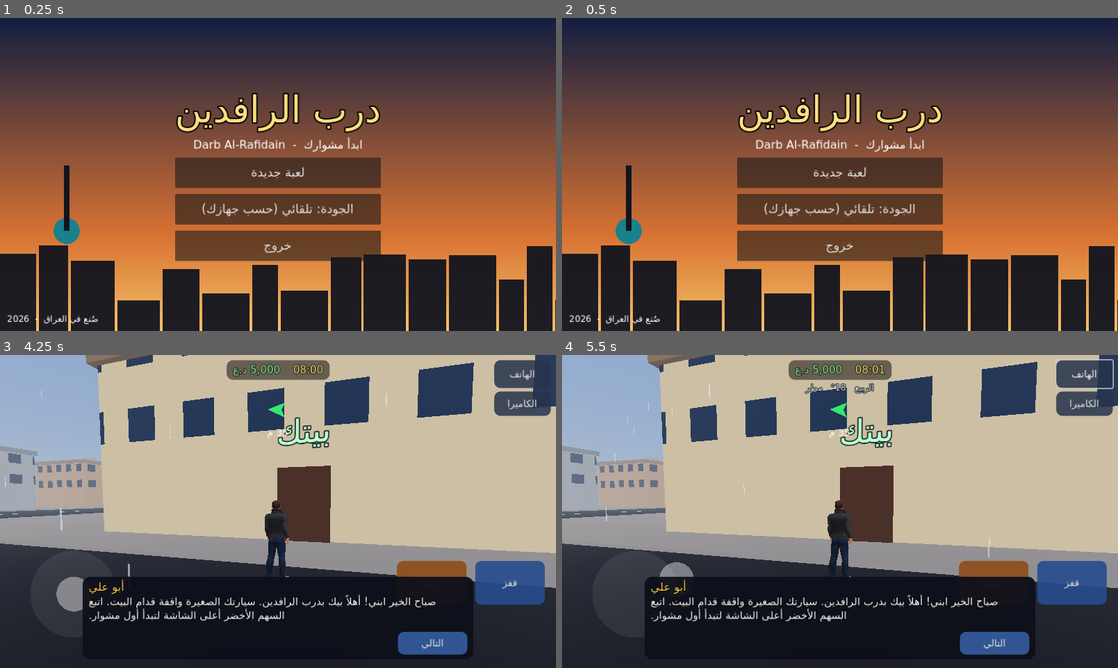
Above: before the commit, frames 1-4 (two rows, left to right).
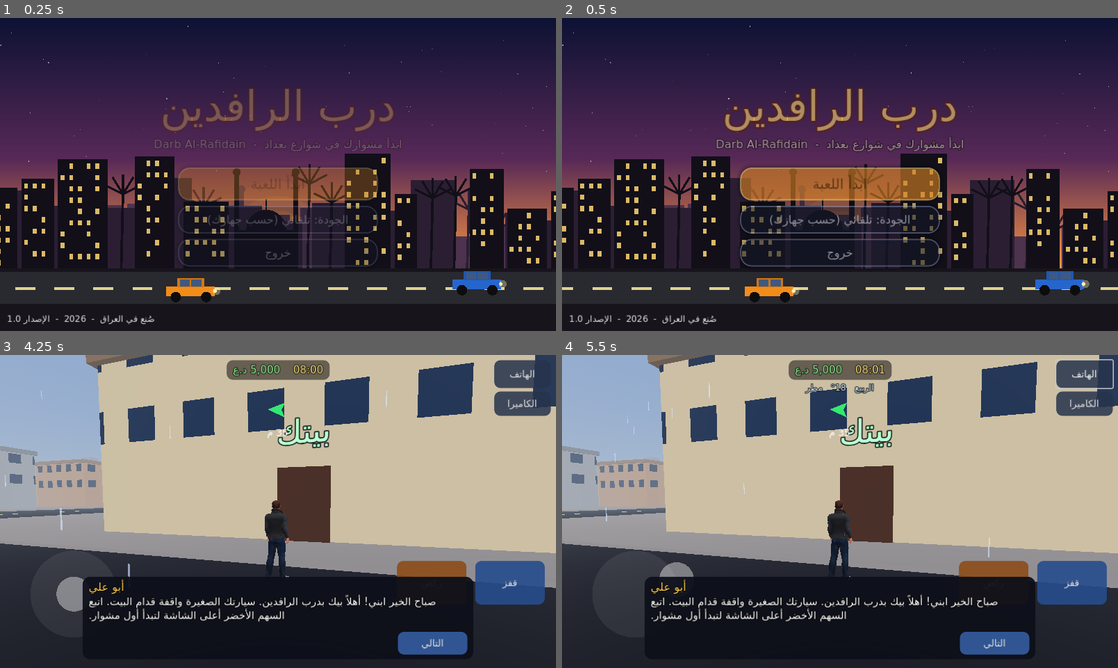
Above: after the commit, the same moments.

Repository: belal20202/darb
Game: Godot game, scene res://scenes/main_menu.tscn
The game is run twice, just before and just after one commit, with the same random seed, the same clock (stepped at 60 frames per second) and the same inputs.
Inputs (mouse positions are in pixels of both pictures, inside the frame that each line leads up to):
- Up to frame 1 (0.25 s): no input
- Up to frame 2 (0.5 s): no input
- Up to frame 3 (4.25 s): click (278, 508) at 0.5 s, where only the run before the commit has a clickable "لعبة جديدة"; move the mouse to (400, 495) at 1.27 s; hold D (move_right) 1.28-2 s; hold H (horn) 1.28-2 s; click (400, 495) at 1.42 s; drag from (166, 527) to (250, 574) at 2.02 s; move the mouse to (333, 442) at 2.77 s; hold D (move_right) 2.78-3.5 s; tap Tab (phone) at 2.85 s; click (333, 442) at 2.92 s; drag from (250, 574) to (111, 464) at 3.52 s
- Up to frame 4 (5.5 s): click "الهاتف" at 4.25 s; drag from (634, 592) to (867, 511) at 5.02 s

The runs differ from the first frame. In frame 1, 64% of the frame differs, in the area x 0-100%, y 2-100%; in frame 2, 65%; in frame 3, less than 0.1%; in frame 4, less than 0.1%.

Commit message:
Update main_menu.gd

Diff:
--- a/scripts/main_menu.gd
+++ b/scripts/main_menu.gd
@@ -1,38 +1,75 @@
 extends Control
+## Main menu: animated sunset skyline of the city with mosques and palms, driving cars, and styled buttons.
 
 var quality_btn: Button
+var _t: float = 0.0
+var _layers: Array = []
+var _stars: Array = []
+const PERIOD := 2600.0
 
 func _ready() -> void:
 	Game.load_game_if_first()
 	Game.apply_quality()
-	var bg := TextureRect.new()
-	var grad := Gradient.new()
-	grad.colors = PackedColorArray([Color(0.08, 0.12, 0.25), Color(0.85, 0.45, 0.2), Color(0.95, 0.75, 0.4)])
-	grad.offsets = PackedFloat32Array([0.0, 0.7, 1.0])
-	var gt := GradientTexture2D.new()
-	gt.gradient = grad
-	gt.fill_from = Vector2(0, 0)
-	gt.fill_to = Vector2(0, 1)
-	bg.texture = gt
-	bg.expand_mode = TextureRect.EXPAND_IGNORE_SIZE
-	bg.set_anchors_preset(Control.PRESET_FULL_RECT)
-	add_child(bg)
-	var skyline := Control.new()
-	skyline.set_anchors_preset(Control.PRESET_FULL_RECT)
-	skyline.mouse_filter = Control.MOUSE_FILTER_IGNORE
-	skyline.draw.connect(func():
-		var s := skyline.size
-		var rr := RandomNumberGenerator.new()
-		rr.seed = 5
-		var x := 0.0
-		while x < s.x:
-			var w := rr.randf_range(50, 110)
-			var h := rr.randf_range(60, 200)
-			skyline.draw_rect(Rect2(x, s.y - h, w, h), Color(0.07, 0.08, 0.12, 0.95))
-			x += w + 6.0
-		skyline.draw_circle(Vector2(s.x * 0.12, s.y - 230), 30, Color(0.1, 0.5, 0.55))
-		skyline.draw_rect(Rect2(s.x * 0.12 - 6, s.y - 380, 12, 150), Color(0.07, 0.08, 0.12)))
-	add_child(skyline)
+	var rr := RandomNumberGenerator.new()
+	rr.seed = 11
+	for i in 80:
+		_stars.append(Vector3(rr.randf(), rr.randf() * 0.5, rr.randf_range(0.5, 1.6)))
+	_layers = [
+		_make_layer(rr, 12.0, 70.0, 150.0, Color(0.30, 0.20, 0.30), false),
+		_make_layer(rr, 26.0, 100.0, 210.0, Color(0.17, 0.12, 0.20), false),
+		_make_layer(rr, 52.0, 130.0, 280.0, Color(0.07, 0.06, 0.10), true),
+	]
+	_build_ui()
+
+func _make_layer(rr: RandomNumberGenerator, spd: float, hmin: float, hmax: float, col: Color, lit: bool) -> Dictionary:
+	var items: Array = []
+	var x := 0.0
+	while x < PERIOD:
+		var roll := rr.randf()
+		var kind := 0
+		var w := rr.randf_range(50.0, 130.0)
+		if roll > 0.9:
+			kind = 1
+			w = rr.randf_range(110.0, 150.0)
+		elif roll > 0.72:
+			kind = 2
+			w = 36.0
+		items.append([x, w, rr.randf_range(hmin, hmax), kind, rr.randi()])
+		x += w + rr.randf_range(4.0, 26.0)
+	return {"speed": spd, "items": items, "color": col, "lit": lit}
+
+func _style(c: Color, border: Color, r: int = 26) -> StyleBoxFlat:
+	var sb := StyleBoxFlat.new()
+	sb.bg_color = c
+	sb.border_color = border
+	sb.set_border_width_all(3)
+	sb.set_corner_radius_all(r)
+	sb.content_margin_left = 24
+	sb.content_margin_right = 24
+	sb.content_margin_top = 12
+	sb.content_margin_bottom = 12
+	sb.shadow_color = Color(0, 0, 0, 0.45)
+	sb.shadow_size = 10
+	return sb
+
+func _button(t: String, primary: bool, cb: Callable) -> Button:
+	var b := Button.new()
+	b.text = t
+	b.custom_minimum_size = Vector2(460, 76 if primary else 64)
+	b.add_theme_font_size_override("font_size", 32 if primary else 26)
+	var base := Color(0.96, 0.58, 0.16, 0.97) if primary else Color(0.10, 0.12, 0.2, 0.82)
+	var border := Color(1, 0.85, 0.5) if primary else Color(0.55, 0.62, 0.8, 0.8)
+	b.add_theme_stylebox_override("normal", _style(base, border))
+	b.add_theme_stylebox_override("hover", _style(base.lightened(0.15), border))
+	b.add_theme_stylebox_override("pressed", _style(base.darkened(0.2), border))
+	var fc := Color(0.1, 0.06, 0.02) if primary else Color(0.95, 0.95, 1.0)
+	b.add_theme_color_override("font_color", fc)
+	b.add_theme_color_override("font_hover_color", fc)
+	b.add_theme_color_override("font_pressed_color", fc)
+	b.pressed.connect(cb)
+	return b
+
+func _build_ui() -> void:
 	var center := CenterContainer.new()
 	center.set_anchors_preset(Control.PRESET_FULL_RECT)
 	add_child(center)
@@ -41,45 +78,54 @@
 	center.add_child(box)
 	var title := Label.new()
 	title.text = "درب الرافدين"
-	title.add_theme_font_size_override("font_size", 84)
-	title.add_theme_color_override("font_color", Color(1, 0.88, 0.5))
-	title.add_theme_color_override("font_outline_color", Color(0, 0, 0))
-	title.add_theme_constant_override("outline_size", 12)
+	title.add_theme_font_size_override("font_size", 96)
+	title.add_theme_color_override("font_color", Color(1, 0.9, 0.55))
+	title.add_theme_color_override("font_outline_color", Color(0.35, 0.12, 0.02))
+	title.add_theme_constant_override("outline_size", 16)
 	title.horizontal_alignment = HORIZONTAL_ALIGNMENT_CENTER
 	box.add_child(title)
 	var sub := Label.new()
-	sub.text = "Darb Al-Rafidain  -  ابدأ مشوارك"
+	sub.text = "Darb Al-Rafidain  -  ابدأ مشوارك في شوارع بغداد"
 	sub.add_theme_font_size_override("font_size", 26)
+	sub.add_theme_color_override("font_color", Color(1, 0.95, 0.88))
+	sub.add_theme_color_override("font_outline_color", Color(0, 0, 0, 0.8))
+	sub.add_theme_constant_override("outline_size", 8)
 	sub.horizontal_alignment = HORIZONTAL_ALIGNMENT_CENTER
 	box.add_child(sub)
+	var gap := Control.new()
+	gap.custom_minimum_size = Vector2(0, 10)
+	box.add_child(gap)
+	var btns := VBoxContainer.new()
+	btns.add_theme_constant_override("separation", 12)
+	btns.size_flags_horizontal = Control.SIZE_SHRINK_CENTER
+	box.add_child(btns)
 	if Game.has_save():
-		box.add_child(_button("متابعة اللعبة", func():
+		btns.add_child(_button("متابعة اللعبة", true, func():
 			Game.load_game()
 			_play()))
-	box.add_child(_button("لعبة جديدة", func():
-		Game.reset_progress()
-		_play()))
-	quality_btn = _button("", func():
+		btns.add_child(_button("لعبة جديدة", false, func():
+			Game.reset_progress()
+			_play()))
+	else:
+		btns.add_child(_button("ابدأ اللعبة", true, func():
+			Game.reset_progress()
+			_play()))
+	quality_btn = _button("", false, func():
 		Game.quality = (Game.quality + 1) % 4
 		Game.apply_quality()
 		_refresh_quality())
-	box.add_child(quality_btn)
+	btns.add_child(quality_btn)
 	_refresh_quality()
-	box.add_child(_button("خروج", func(): get_tree().quit()))
+	btns.add_child(_button("خروج", false, func(): get_tree().quit()))
 	var badge := Label.new()
-	badge.text = "صُنع في العراق  -  2026"
+	badge.text = "صُنع في العراق  -  2026  -  الإصدار 1.0"
 	badge.add_theme_font_size_override("font_size", 20)
+	badge.add_theme_color_override("font_color", Color(1, 1, 1, 0.85))
 	badge.set_anchors_and_offsets_preset(Control.PRESET_BOTTOM_LEFT, Control.PRESET_MODE_MINSIZE, 16)
 	badge.grow_vertical = Control.GROW_DIRECTION_BEGIN
 	add_child(badge)
-
-func _button(t: String, cb: Callable) -> Button:
-	var b := Button.new()
-	b.text = t
-	b.custom_minimum_size = Vector2(420, 70)
-	b.add_theme_font_size_override("font_size", 28)
-	b.pressed.connect(cb)
-	return b
+	center.modulate.a = 0.0
+	create_tween().tween_property(center, "modulate:a", 1.0, 0.9)
 
 func _refresh_quality() -> void:
 	var names := ["منخفضة", "متوسطة", "عالية", "تلقائي (حسب جهازك)"]
@@ -88,3 +134,85 @@
 func _play() -> void:
 	Game.next_scene = "res://scenes/world.tscn"
 	get_tree().change_scene_to_file("res://scenes/loading.tscn")
+
+func _process(delta: float) -> void:
+	_t += delta
+	queue_redraw()
+
+func _sky_poly(s: Vector2, y0: float, y1: float, c0: Color, c1: Color) -> void:
+	draw_polygon(PackedVector2Array([Vector2(0, y0), Vector2(s.x, y0), Vector2(s.x, y1), Vector2(0, y1)]),
+		PackedColorArray([c0, c0, c1, c1]))
+
+func _draw() -> void:
+	var s := size
+	var ground := s.y * 0.80
+	_sky_poly(s, 0.0, s.y * 0.45, Color(0.05, 0.07, 0.20), Color(0.34, 0.16, 0.34))
+	_sky_poly(s, s.y * 0.45, ground, Color(0.34, 0.16, 0.34), Color(0.98, 0.58, 0.25))
+	for st in _stars:
+		var a := 0.35 + 0.35 * sin(_t * 1.5 * st.z + st.x * 20.0)
+		draw_circle(Vector2(st.x * s.x, st.y * s.y), st.z, Color(1, 1, 1, a))
+	var sun := Vector2(s.x * 0.5, ground - 40.0)
+	for k in 4:
+		draw_circle(sun, 160.0 - k * 34.0, Color(1.0, 0.7, 0.3, 0.07 + k * 0.05))
+	draw_circle(sun, 62.0, Color(1.0, 0.88, 0.5))
+	for layer in _layers:
+		_draw_layer(layer, s, ground)
+	draw_rect(Rect2(0, ground, s.x, s.y - ground), Color(0.09, 0.08, 0.11))
+	draw_rect(Rect2(0, ground + 8, s.x, 74), Color(0.16, 0.16, 0.19))
+	var dash_off := fposmod(_t * 220.0, 90.0)
+	var xx := -dash_off
+	while xx < s.x:
+		draw_rect(Rect2(xx, ground + 44, 46, 5), Color(0.95, 0.9, 0.6, 0.9))
+		xx += 90.0
+	for k in 3:
+		var cx := fposmod(_t * (120.0 + k * 35.0) + k * 650.0, s.x + 500.0) - 250.0
+		_draw_car(Vector2(cx, ground + 52.0 + (k % 2) * 16.0), k)
+
+func _draw_layer(layer: Dictionary, s: Vector2, ground: float) -> void:
+	var off := fposmod(_t * float(layer["speed"]), PERIOD)
+	var col: Color = layer["color"]
+	var lit: bool = layer["lit"]
+	var tiles := int(s.x / PERIOD) + 2
+	for tile in tiles:
+		for it in layer["items"]:
+			var x: float = float(it[0]) - off + tile * PERIOD
+			var w: float = it[1]
+			if x > s.x or x + w < 0.0:
+				continue
+			var h: float = it[2]
+			var kind: int = it[3]
+			var top := ground - h
+			if kind == 0:
+				draw_rect(Rect2(x, top, w, h), col)
+				if lit:
+					var rows := int(h / 26.0)
+					for r in rows:
+						for c in int(w / 20.0):
+							if ((int(it[4]) >> (r * 3 + c)) & 1) == 1:
+								draw_rect(Rect2(x + 6 + c * 20, top + 10 + r * 26, 9, 12), Color(1, 0.85, 0.45, 0.85))
+			elif kind == 1:
+				var bh := h * 0.5
+				draw_rect(Rect2(x, ground - bh, w, bh), col)
+				draw_circle(Vector2(x + w * 0.5, ground - bh), w * 0.34, col)
+				draw_rect(Rect2(x + w * 0.5 - 2, ground - bh - w * 0.34 - 26, 4, 26), col)
+				draw_rect(Rect2(x - 6, ground - h * 1.25, 12, h * 1.25), col)
+				draw_circle(Vector2(x, ground - h * 1.25), 9.0, col)
+				draw_rect(Rect2(x + w - 6, ground - h * 1.25, 12, h * 1.25), col)
+				draw_circle(Vector2(x + w, ground - h * 1.25), 9.0, col)
+			else:
+				var px := x + w * 0.5
+				draw_line(Vector2(px, ground), Vector2(px + 4, ground - h * 0.8), col, 6.0)
+				for a in 5:
+					var ang := -PI * 0.5 + (a - 2) * 0.55
+					draw_line(Vector2(px + 4, ground - h * 0.8), Vector2(px + 4, ground - h * 0.8) + Vector2(cos(ang), sin(ang)) * 46.0, col, 5.0)
+
+func _draw_car(pos: Vector2, k: int) -> void:
+	var body := Color(0.97, 0.97, 0.97) if k == 0 else (Color(0.95, 0.55, 0.1) if k == 1 else Color(0.15, 0.4, 0.8))
+	draw_rect(Rect2(pos.x - 56, pos.y - 26, 112, 22), body)
+	draw_rect(Rect2(pos.x - 30, pos.y - 46, 62, 22), body.darkened(0.15))
+	draw_rect(Rect2(pos.x - 24, pos.y - 42, 22, 15), Color(0.25, 0.35, 0.5))
+	draw_rect(Rect2(pos.x + 2, pos.y - 42, 24, 15), Color(0.25, 0.35, 0.5))
+	draw_circle(pos + Vector2(-34, -2), 12.0, Color(0.05, 0.05, 0.06))
+	draw_circle(pos + Vector2(36, -2), 12.0, Color(0.05, 0.05, 0.06))
+	draw_circle(pos + Vector2(60, -16), 9.0, Color(1, 0.95, 0.7, 0.35))
+	draw_circle(pos + Vector2(56, -16), 4.0, Color(1, 0.95, 0.7))
